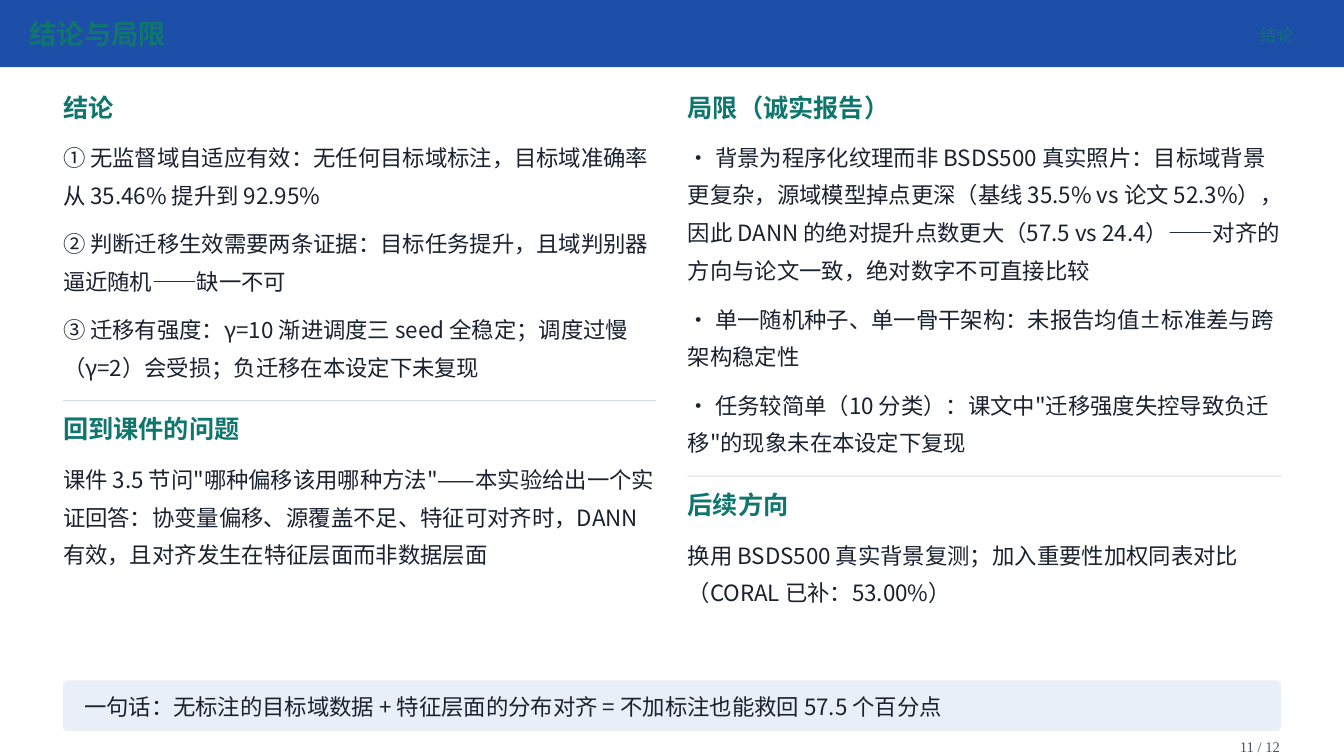
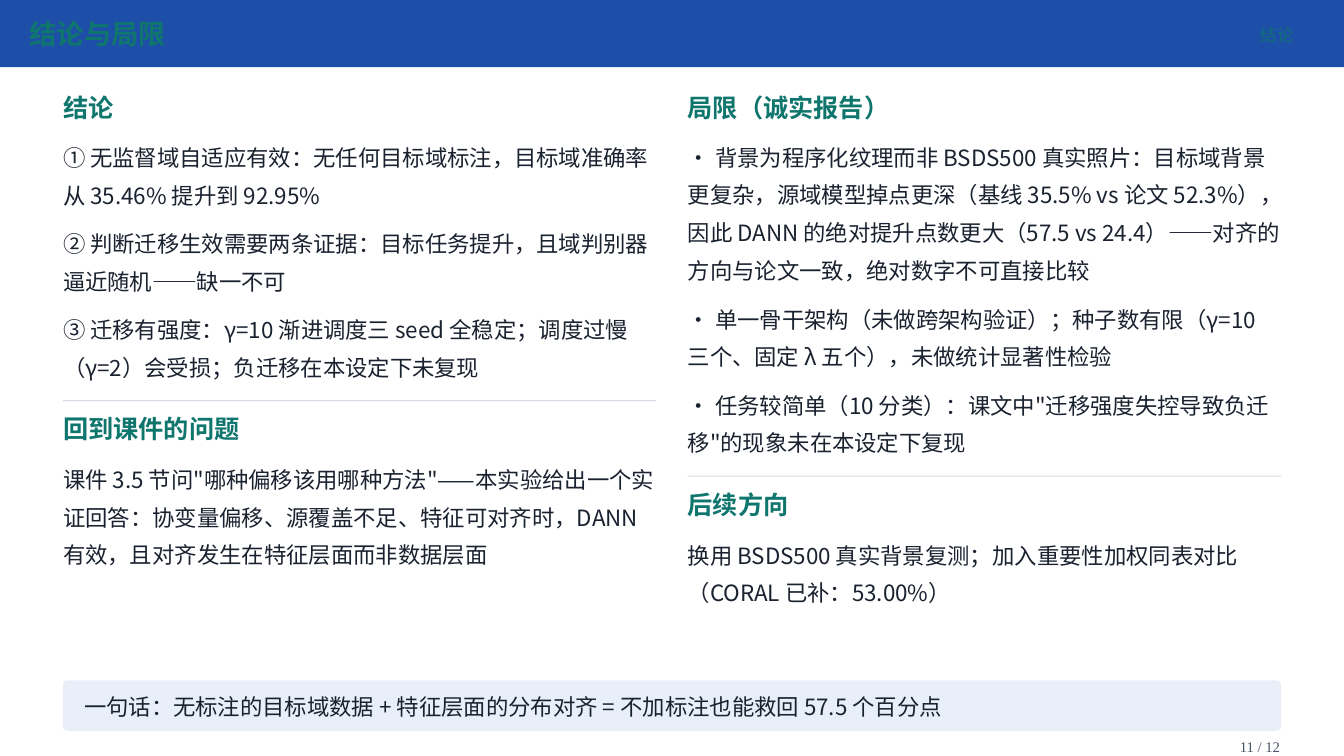
Before and after one commit to IsukaShinji/2026-fall-transfer-learning, a slide deck: slide 11 of 个人展示/汇报/DANN域自适应汇报/DANN域自适应汇报.pptx. Drawn at 1344x756 pixels with LibreOffice and Linux fonts; fonts in the diff are those of the drawing. Boxes give left, top, right and bottom in pixels: in the first picture for what was removed or moved away, otherwise in the second. Text is boxed around its words. In the diff, an @@ line names an element or a change of style, - is before the commit and + after.

```diff
--- a/个人展示/汇报/DANN域自适应汇报/DANN域自适应汇报.pptx
+++ b/个人展示/汇报/DANN域自适应汇报/DANN域自适应汇报.pptx
@@ text at (x1=688, y1=309, x2=1256, y2=367): text changed @@
-· 单一随机种子、单一骨干架构：未报告均值±标准差与跨架构稳定性
+· 单一骨干架构（未做跨架构验证）；种子数有限（γ=10 三个、固定 λ 五个），未做统计显著性检验
```
Also in this commit, not shown: 1 other slide changed, 1 other file.
